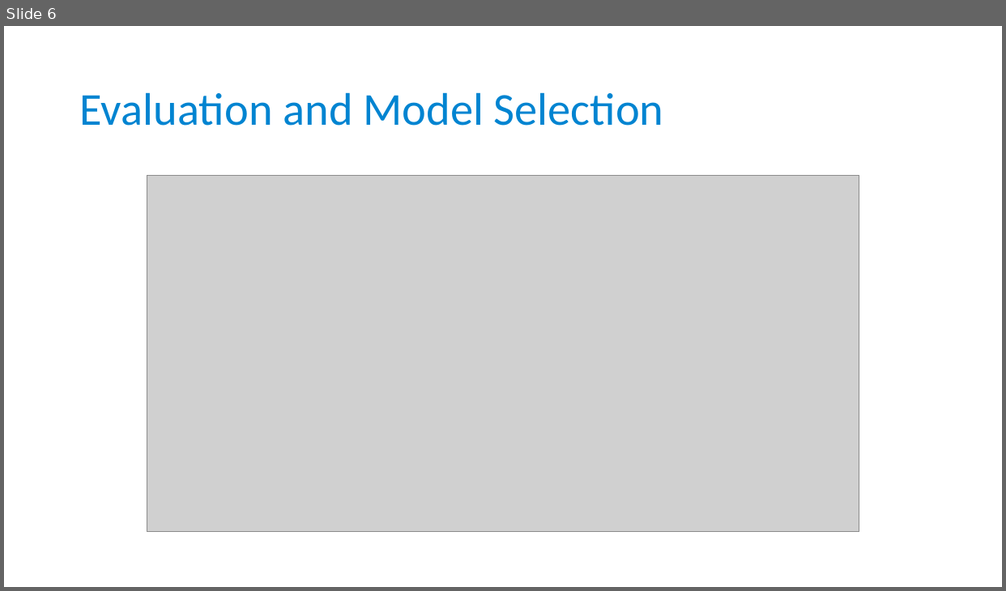
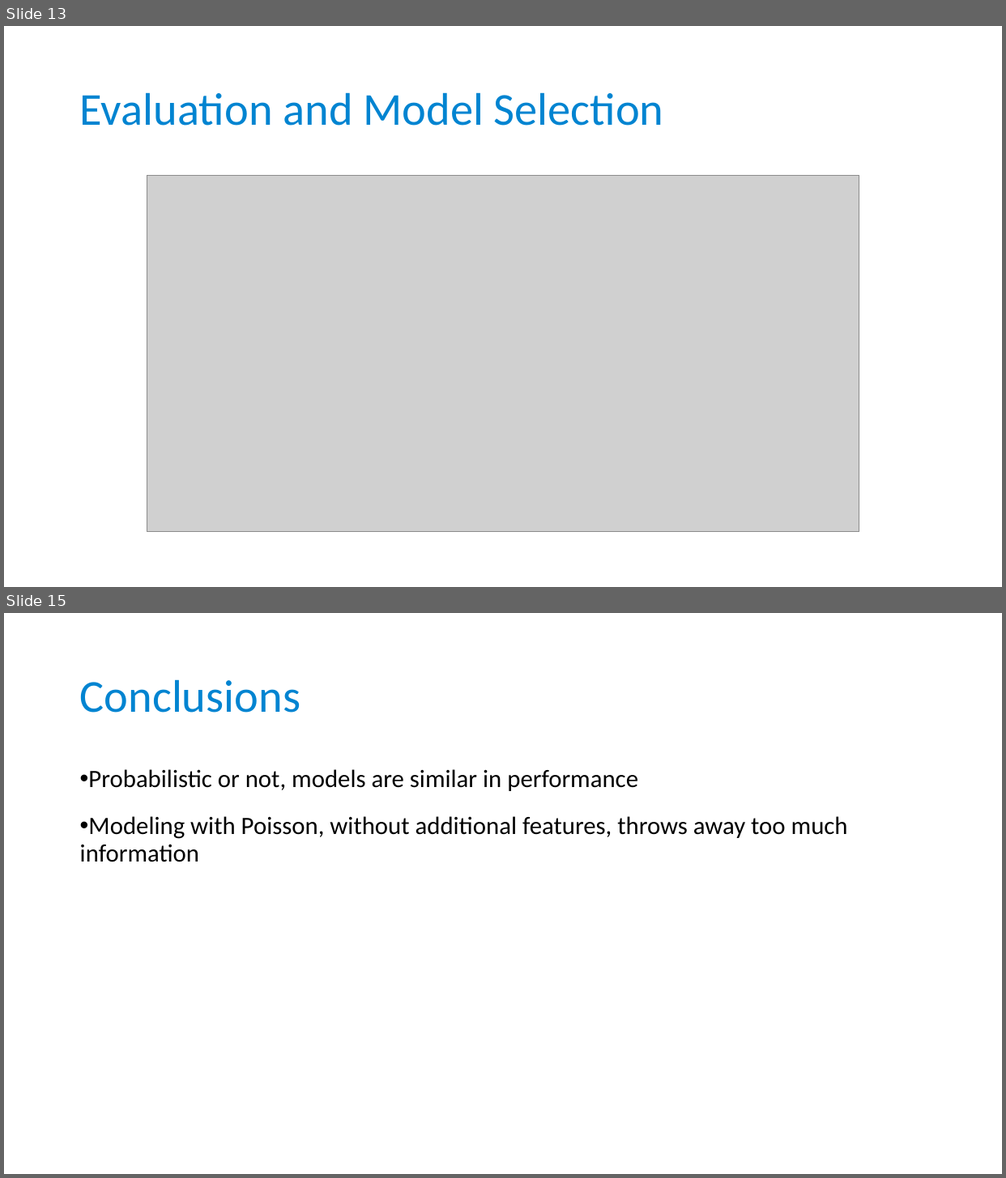
Before and after one commit to taimir/football_2016, a slide deck: presentation/Presentation_Euro2016.pptx. Shown one above the other, each under a label of ours: slide 6 before the commit, slides 13 and 15 after it; the slides between them are not shown. The pictures are 1006x591 and 1006x1178 pixels, drawn with LibreOffice and Linux fonts; fonts in the diff are those of the drawing; grey boxes stand for pictures. Boxes give left, top, right and bottom in pixels: in the first picture for what was removed or moved away, otherwise in the second. Text is boxed around its words. In the diff, an @@ line names an element or a change of style, - is before the commit and + after.

```diff
--- a/presentation/Presentation_Euro2016.pptx
+++ b/presentation/Presentation_Euro2016.pptx
@@ slide 15 added at <box>4,613,1002,1174</box>, background #FFFFFF @@
@@ text added at <box>80,679,300,713</box>, 44 pt, text #0084D1 @@
+Conclusions
@@ text added at <box>80,769,848,862</box>, 24 pt, text #000000 @@
+• Probabilistic or not, models are similar in performance
+• Modeling with Poisson, without additional features, throws away too much information
@@ what was slide 6 is now slide 13 @@
```
Also in this commit, not shown: 4 slides changed, 7 other slides added, 1 slide removed.
